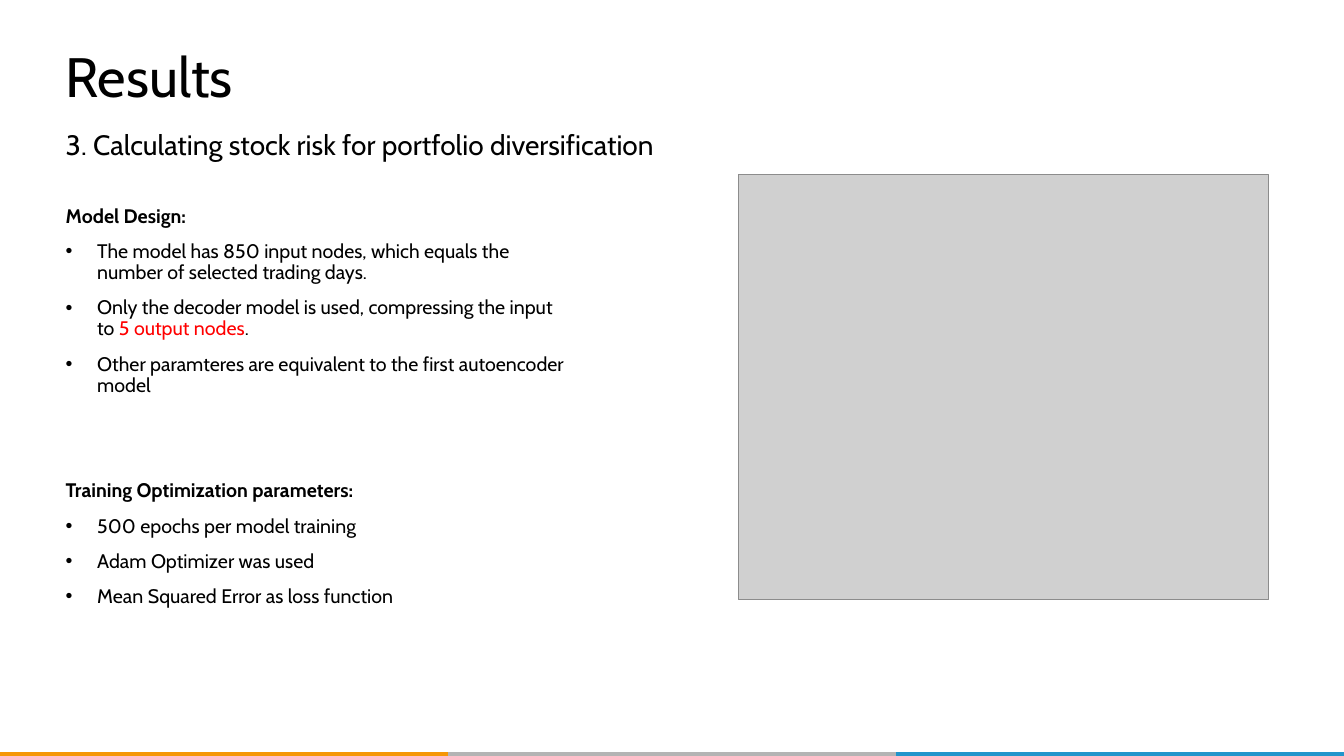
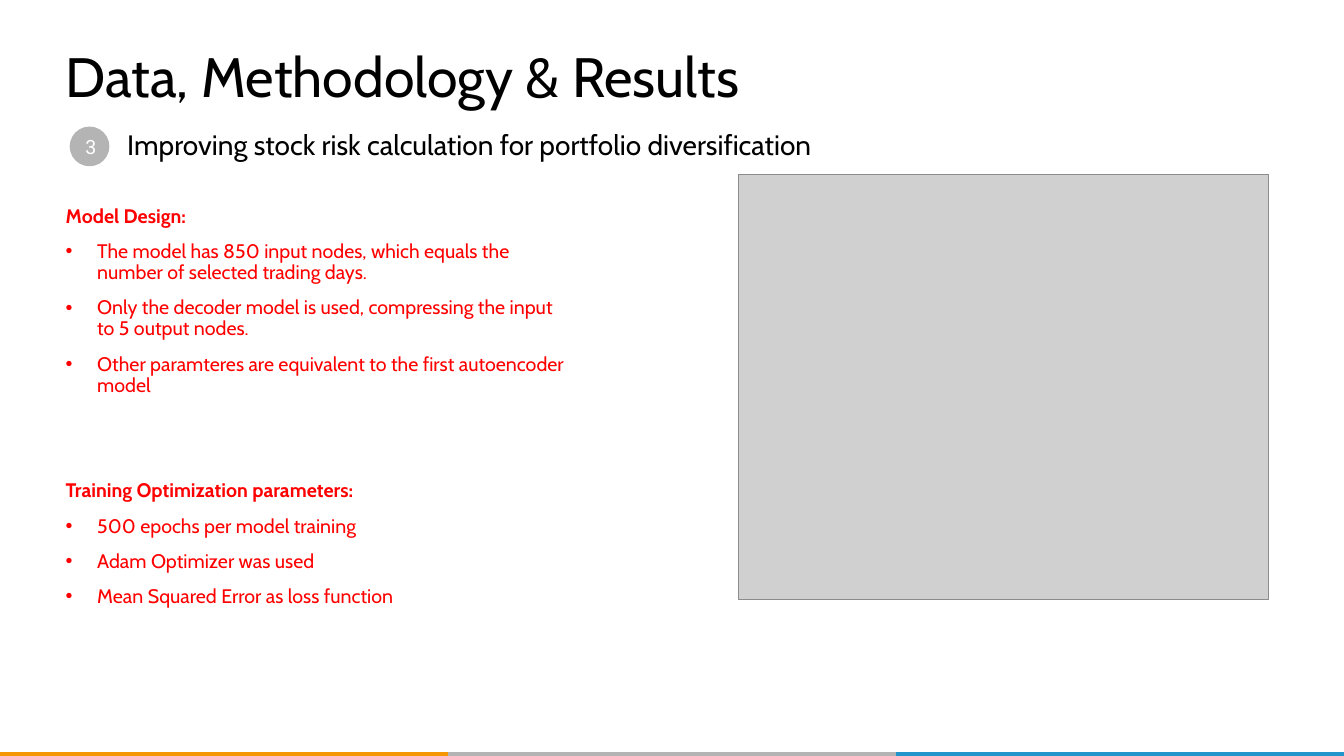
Before and after one commit to QUER01/FinanceModule, a slide deck: slide 31 of docs/dlw_conference_presentation.pptx (slide 32 before the commit). Drawn at 1344x756 pixels with LibreOffice and Linux fonts; fonts in the diff are those of the drawing; grey boxes stand for pictures; background and template pictures are left out. Boxes give left, top, right and bottom in pixels: in the first picture for what was removed or moved away, otherwise in the second. Text is boxed around its words. In the diff, an @@ line names an element or a change of style, - is before the commit and + after.

```diff
--- a/docs/dlw_conference_presentation.pptx
+++ b/docs/dlw_conference_presentation.pptx
@@ title at <box>66,55,739,109</box>: text changed @@
-Results
+Data, Methodology & Results
@@ ellipse added at <box>70,127,109,166</box>, fill #B3B4B3, 14 pt, text #FFFFFF @@
+3
@@ subtitle at <box>127,134,811,162</box>: text changed @@
-3. Calculating stock risk for portfolio diversification
+Improving stock risk calculation for portfolio diversification
@@ text "Model Design:" at <box>66,208,564,608</box>: text colour #000000 to #FF0000 @@
```
Also in this commit, not shown: 27 other slides changed, 4 slides added, 1 other file.
